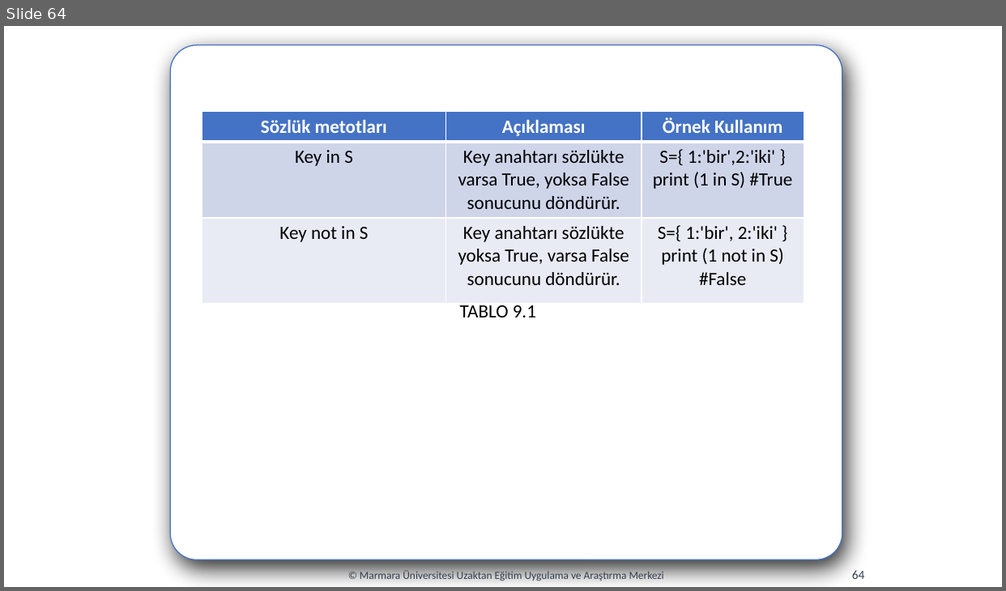
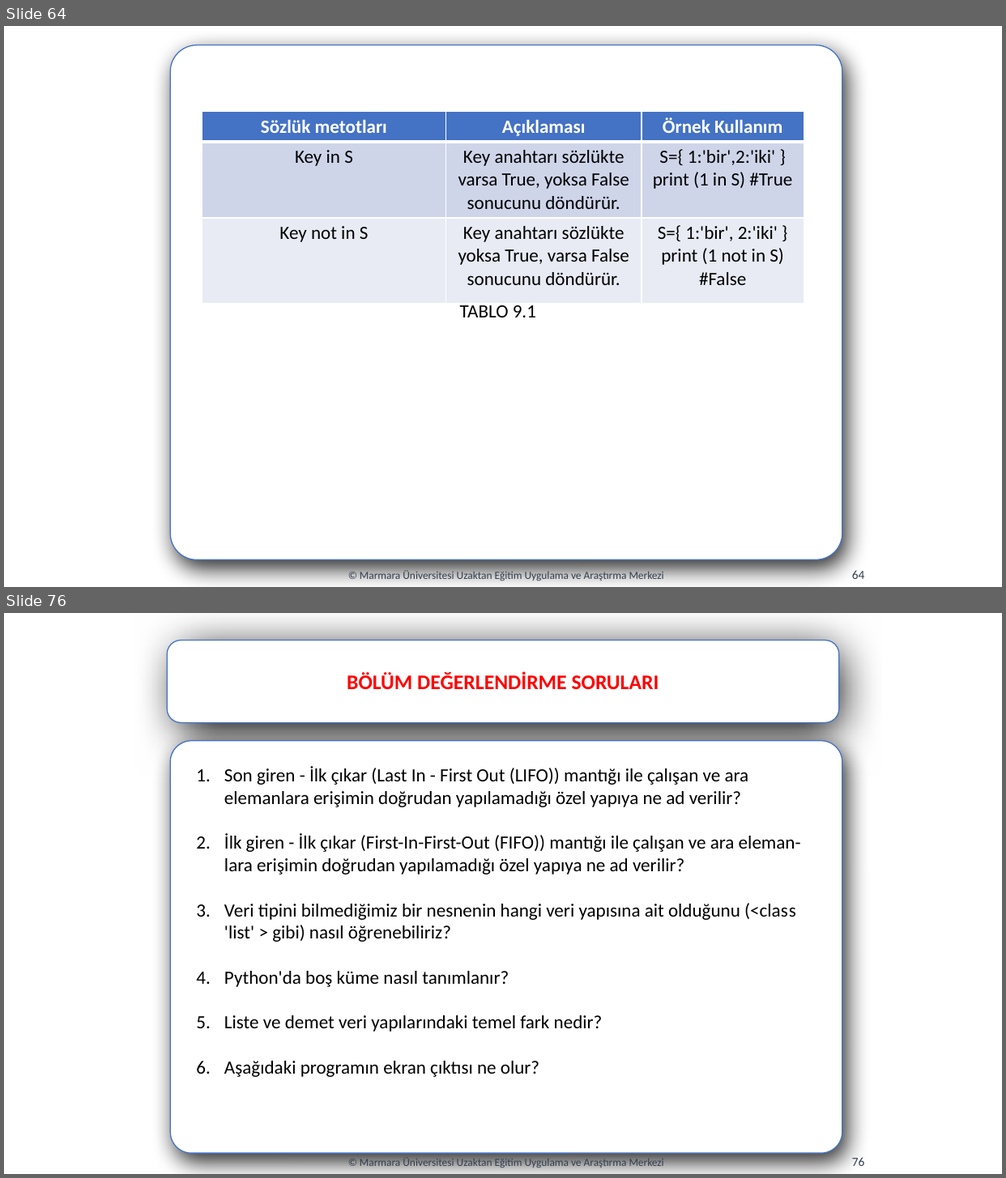
Before and after one commit to codingwithslippers/PythonProject, a slide deck: hafta08/hafta08.pptx. Shown one above the other, each under a label of ours: slide 64 before the commit, slides 64 and 76 after it; the slides between them are not shown. The pictures are 1006x591 and 1006x1178 pixels, drawn with LibreOffice and Linux fonts; fonts in the diff are those of the drawing. Boxes give left, top, right and bottom in pixels: in the first picture for what was removed or moved away, otherwise in the second. Text is boxed around its words. In the diff, an @@ line names an element or a change of style, - is before the commit and + after.

```diff
--- a/hafta08/hafta08.pptx
+++ b/hafta08/hafta08.pptx
@@ slide 76 added at bbox=[4, 613, 1002, 1174], background #FFFFFF @@
@@ rounded rectangle added at bbox=[167, 640, 839, 722], fill #FFFFFF, outline #4472C4 1 pt, 20 pt, text #FF0000, bold @@
+BÖLÜM DEĞERLENDİRME SORULARI
@@ rounded rectangle added at bbox=[170, 741, 842, 1153], fill #FFFFFF, outline #4472C4 1 pt @@
@@ text added at bbox=[224, 766, 801, 1077], 18 pt, text #000000 @@
+1. Son giren - İlk çıkar (Last In - First Out (LIFO)) mantığı ile çalışan ve ara elemanlara erişimin doğrudan yapılamadığı özel yapıya ne ad verilir?
+2. İlk giren - İlk çıkar (First-In-First-Out (FIFO)) mantığı ile çalışan ve ara eleman- lara erişimin doğrudan yapılamadığı özel yapıya ne ad verilir?
+3. Veri tipini bilmediğimiz bir nesnenin hangi veri yapısına ait olduğunu (<class 'list' > gibi) nasıl öğrenebiliriz?
+4. Python'da boş küme nasıl tanımlanır?
+5. Liste ve demet veri yapılarındaki temel fark nedir?
+6. Aşağıdaki programın ekran çıktısı ne olur?
@@ text added at bbox=[360, 1157, 664, 1169], 10.5 pt, text #333F50 @@
+© Marmara Üniversitesi Uzaktan Eğitim Uygulama ve Araştırma Merkezi
@@ page number added at bbox=[852, 1157, 865, 1166], 12 pt, text #333F50 @@
+76
```
Also in this commit, not shown: 13 other slides added, 16 other files.
